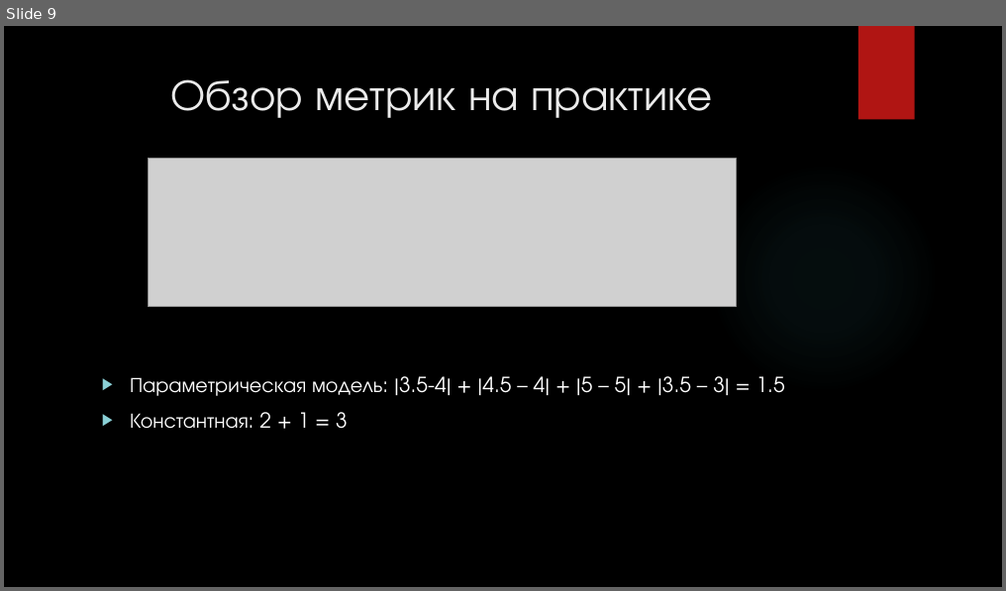
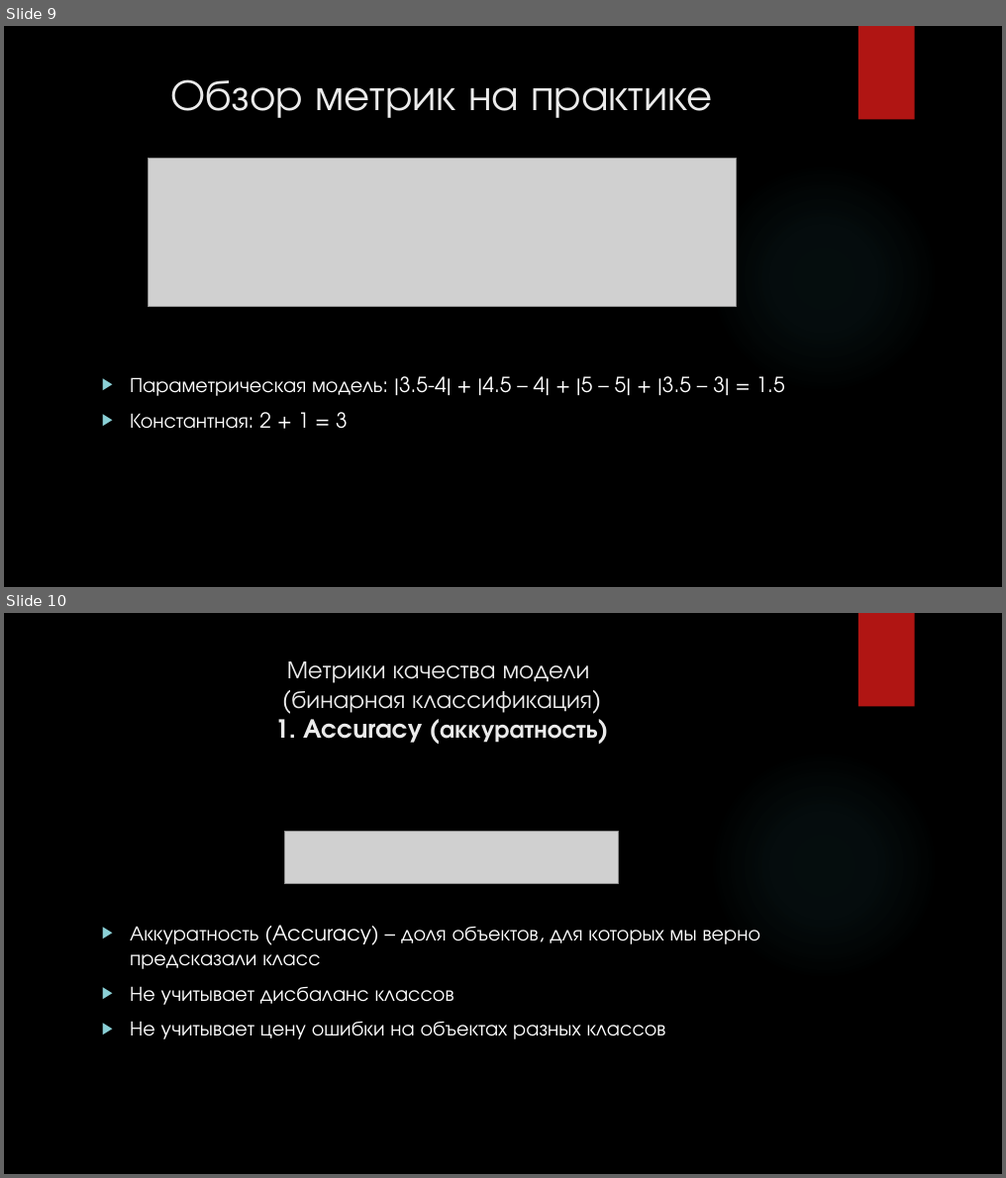
Before and after one commit to meteoFurletov/ml_example, a slide deck: presentation/Введение в ML.pptx. Shown one above the other, each under a label of ours: slide 9 before the commit, slides 9 and 10 after it. The pictures are 1006x591 and 1006x1178 pixels, drawn with LibreOffice and Linux fonts; fonts in the diff are those of the drawing; grey boxes stand for pictures; background and template pictures are left out. Boxes give left, top, right and bottom in pixels: in the first picture for what was removed or moved away, otherwise in the second. Text is boxed around its words. In the diff, an @@ line names an element or a change of style, - is before the commit and + after.

```diff
--- a/presentation/Введение в ML.pptx
+++ b/presentation/Введение в ML.pptx
@@ slide 10 added at [4, 613, 1002, 1174], background picture (left out); not listed: 2 template elements that a slide beside it also shows @@
@@ title added at [275, 662, 598, 743], 24 pt, text #EBEBEB @@
+Метрики качества модели
+(бинарная классификация)
+1. Accuracy (аккуратность)
@@ picture added at [285, 831, 619, 884] @@
@@ text added at [130, 925, 761, 1040], 20 pt, text #FFFFFF @@
+▶ Аккуратность (Accuracy) – доля объектов, для которых мы верно предсказали класс
+▶ Не учитывает дисбаланс классов
+▶ Не учитывает цену ошибки на объектах разных классов
```
Also in this commit, not shown: 5 other slides added.
